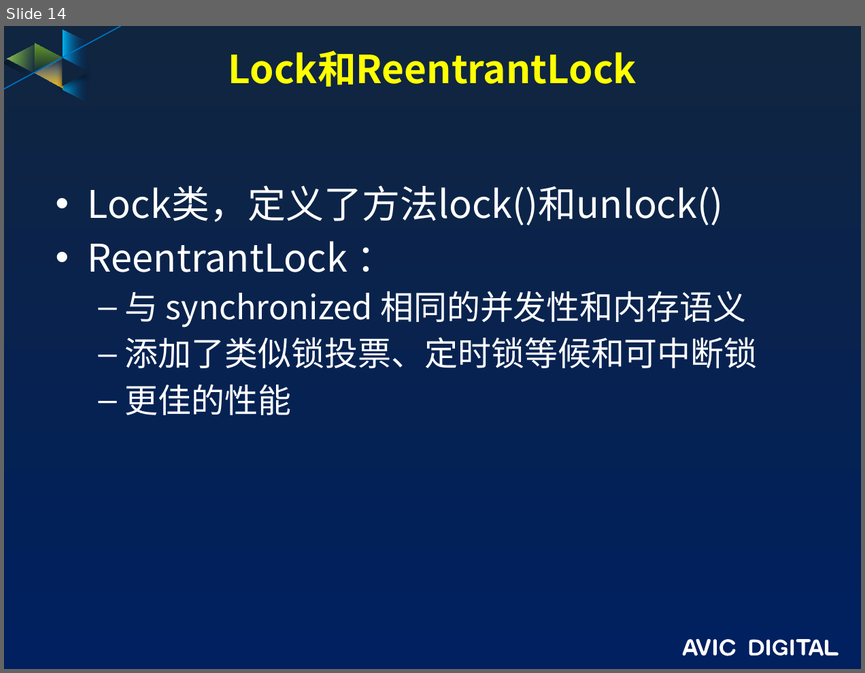
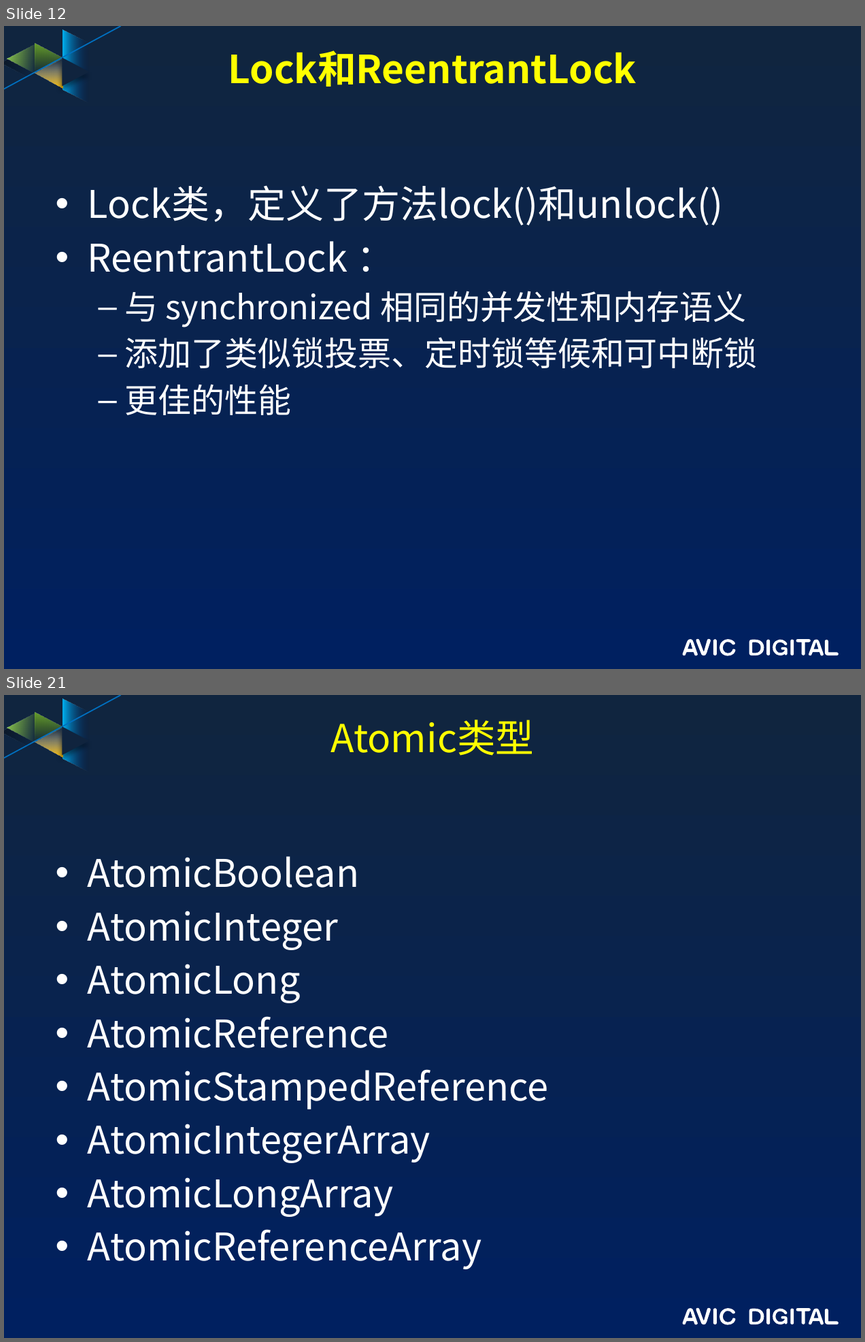
Before and after one commit to guofengzh/java-way, a slide deck: java/docs/13.java-线程.pptx. Shown one above the other, each under a label of ours: slide 14 before the commit, slides 12 and 21 after it; the slides between them are not shown. The pictures are 865x673 and 865x1342 pixels, drawn with LibreOffice and Linux fonts; fonts in the diff are those of the drawing; background and template pictures are left out. Boxes give left, top, right and bottom in pixels: in the first picture for what was removed or moved away, otherwise in the second. Text is boxed around its words. In the diff, an @@ line names an element or a change of style, - is before the commit and + after.

```diff
--- a/java/docs/13.java-线程.pptx
+++ b/java/docs/13.java-线程.pptx
@@ slide 21 added at (x1=4, y1=695, x2=861, y2=1338), background gradient #10253F to #002060; not listed: 17 template elements that a slide beside it also shows @@
@@ title added at (x1=331, y1=719, x2=534, y2=756), 32.4 pt, text #FFFF00 @@
+Atomic类型
@@ text added at (x1=88, y1=856, x2=549, y2=1269), 32 pt, text #FFFFFF @@
+• AtomicBoolean
+• AtomicInteger
+• AtomicLong
+• AtomicReference
+• AtomicStampedReference
+• AtomicIntegerArray
+• AtomicLongArray
+• AtomicReferenceArray
@@ what was slide 14 is now slide 12 @@
```
Also in this commit, not shown: 1 slide changed, 14 other slides added, 5 slides removed.
